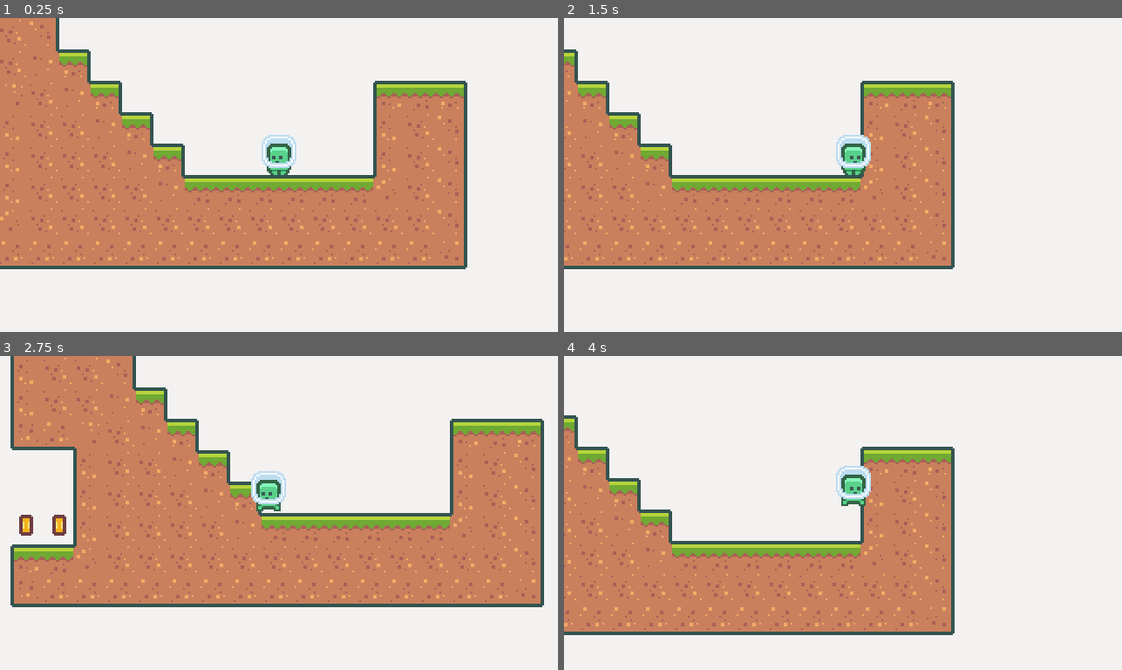
Above: before the commit, frames 1-4 (two rows, left to right).
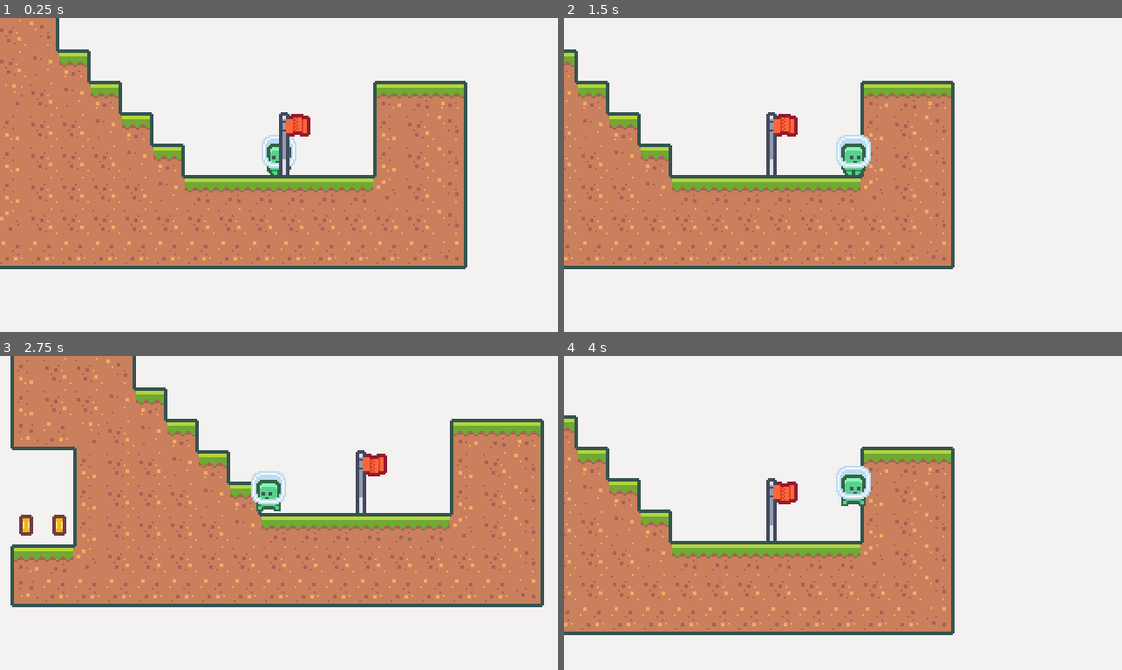
Above: after the commit, the same moments.

Repository: edivancamargo/2DPlatformerUdemy
Game: Godot game, scene res://src/scenes/Levels/Level_001.tscn
Two runs of this game, one before a commit and one after it. Both use one fixed random seed, a clock stepped at 60 frames per second and the inputs below.
Inputs:
- Up to frame 1 (0.25 s): no input
- Up to frame 2 (1.5 s): tap Enter at 0.5 s; hold Right (move_right) from 0.53 s (still down); tap R (dash) at 0.6, 1.35 s; tap Space (jump) at 0.77 s
- Up to frame 3 (2.75 s): tap Space (jump) at 1.52 s; release Right (move_right) at 2.03 s; hold Left (move_left) from 2.03 s (still down); tap R (dash) at 2.1 s
- Up to frame 4 (4 s): release Left (move_left) at 2.78 s; hold Right (move_right) from 2.78 s (still down); tap R (dash) at 2.85, 3.6 s; tap Space (jump) at 3.02, 3.77 s

The runs differ from the first frame. In frame 1, 0.6% of the frame differs, in the area x 50-56%, y 30-50%; in frame 2, 0.6%, in the area x 36-42%, y 30-50%; in frame 3, 0.6%; in frame 4, 0.6%.

Commit message:
Add Flag scene to BaseLevel scene.

Diff:
--- a/src/helpers/Levels/BaseLevel.tscn
+++ b/src/helpers/Levels/BaseLevel.tscn
@@ -1,6 +1,7 @@
-[gd_scene load_steps=5 format=2]
+[gd_scene load_steps=6 format=2]
 
 [ext_resource path="res://src/resources/tileset.tres" type="TileSet" id=1]
+[ext_resource path="res://src/scenes/Flag/Flag.tscn" type="PackedScene" id=2]
 [ext_resource path="res://src/scenes/Player/Player.tscn" type="PackedScene" id=4]
 [ext_resource path="res://src/scenes/GameCamera/GameCamera.tscn" type="PackedScene" id=5]
 [ext_resource path="res://src/helpers/Levels/BaseLevel.gd" type="Script" id=7]
@@ -24,3 +25,5 @@
 [node name="Hazards" type="Node2D" parent="."]
 
 [node name="Player" parent="." instance=ExtResource( 4 )]
+
+[node name="Flag" parent="." instance=ExtResource( 2 )]
